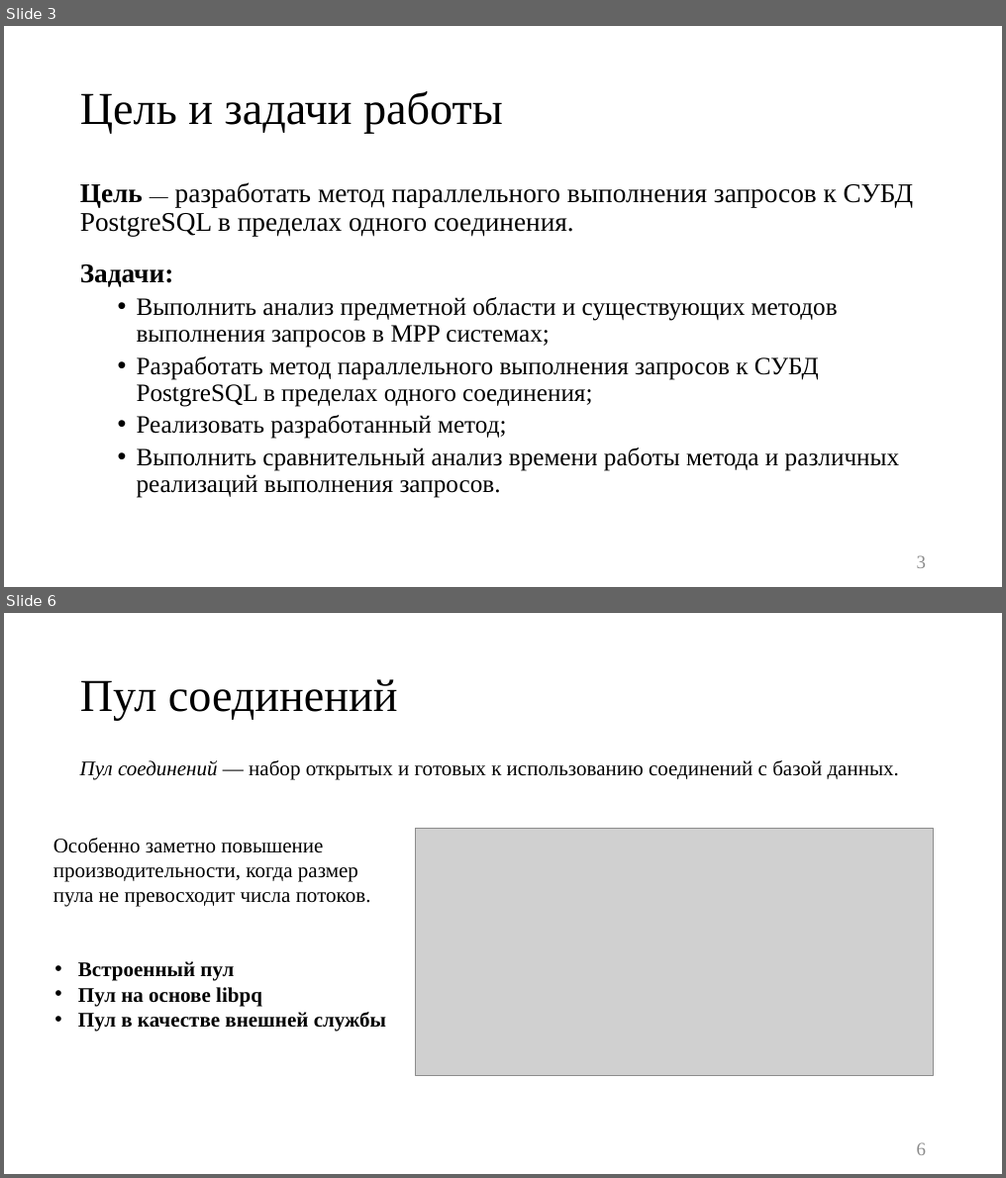
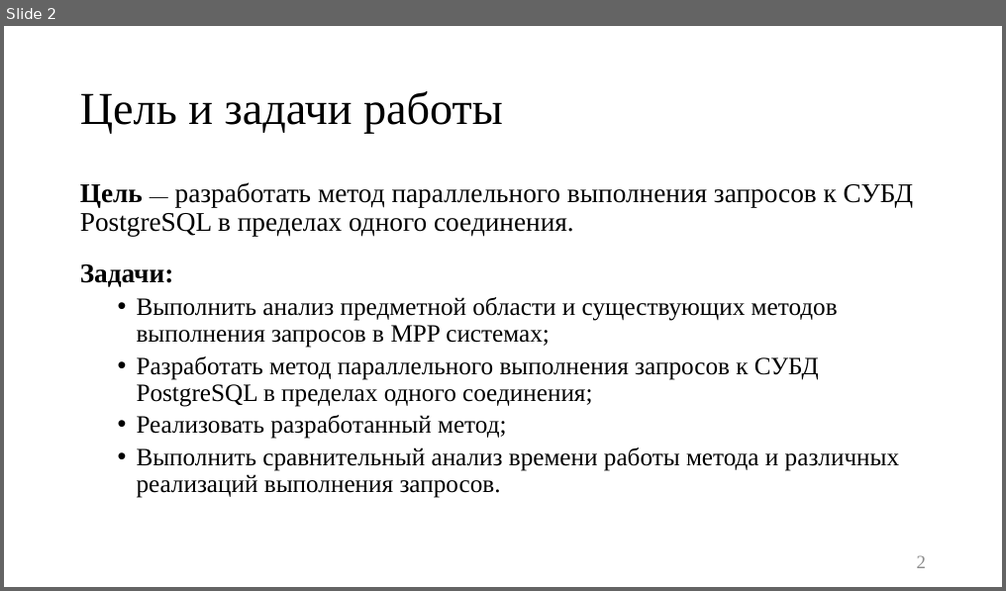
Before and after one commit to platosha-git/Diplom-theory, a slide deck: Презентация.pptx. Shown one above the other, each under a label of ours: slides 3 and 6 before the commit, slide 2 after it; the slides between them are not shown. The pictures are 1006x1178 and 1006x591 pixels, drawn with LibreOffice and Linux fonts; fonts in the diff are those of the drawing; grey boxes stand for pictures. Boxes give left, top, right and bottom in pixels: in the first picture for what was removed or moved away, otherwise in the second. Text is boxed around its words. In the diff, an @@ line names an element or a change of style, - is before the commit and + after.

```diff
--- a/Презентация.pptx
+++ b/Презентация.pptx
@@ slide 6 removed at (x1=4, y1=613, x2=1002, y2=1174), background #FFFFFF @@
@@ title removed at (x1=80, y1=679, x2=398, y2=721) @@
-Пул соединений
@@ text removed at (x1=80, y1=761, x2=899, y2=780) @@
-Пул соединений — набор открытых и готовых к использованию соединений с базой данных.
@@ text removed at (x1=54, y1=838, x2=371, y2=907) @@
-Особенно заметно повышение производительности, когда размер пула не превосходит числа потоков.
@@ picture removed at (x1=416, y1=829, x2=934, y2=1075) @@
@@ text removed at (x1=78, y1=961, x2=386, y2=1032) @@
-• Встроенный пул
-• Пул на основе libpq
-• Пул в качестве внешней службы
@@ page number removed at (x1=917, y1=1143, x2=926, y2=1156) @@
-6
@@ what was slide 3 is now slide 2 @@
@@ page number at (x1=917, y1=556, x2=926, y2=569): text changed @@
-3
+2
```
Also in this commit, not shown: 9 slides changed, 1 other slide removed, 6 other files.
